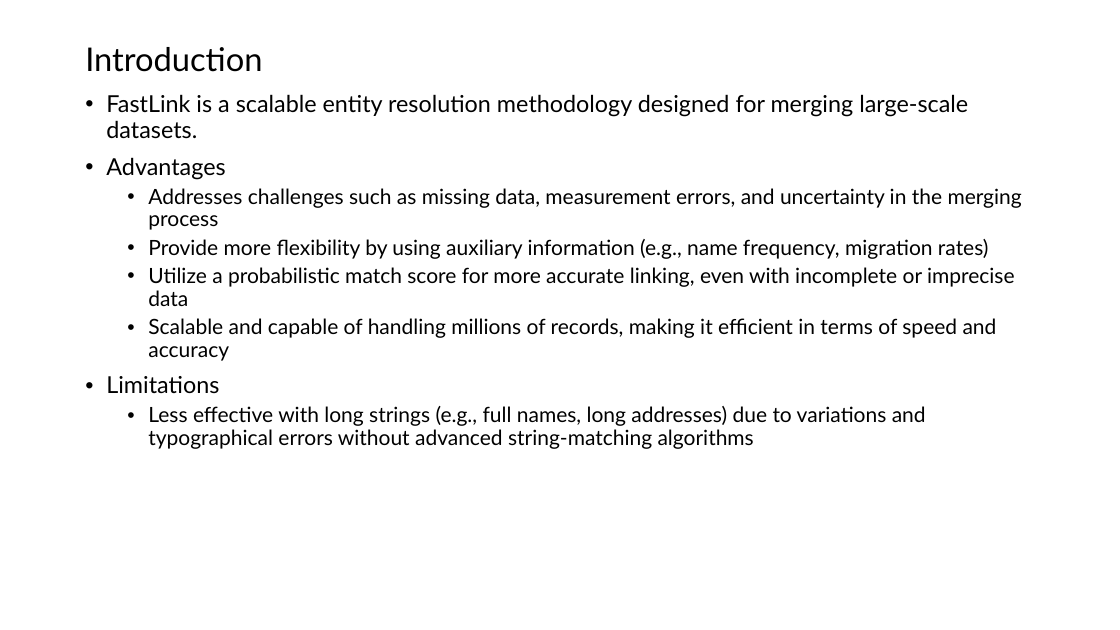
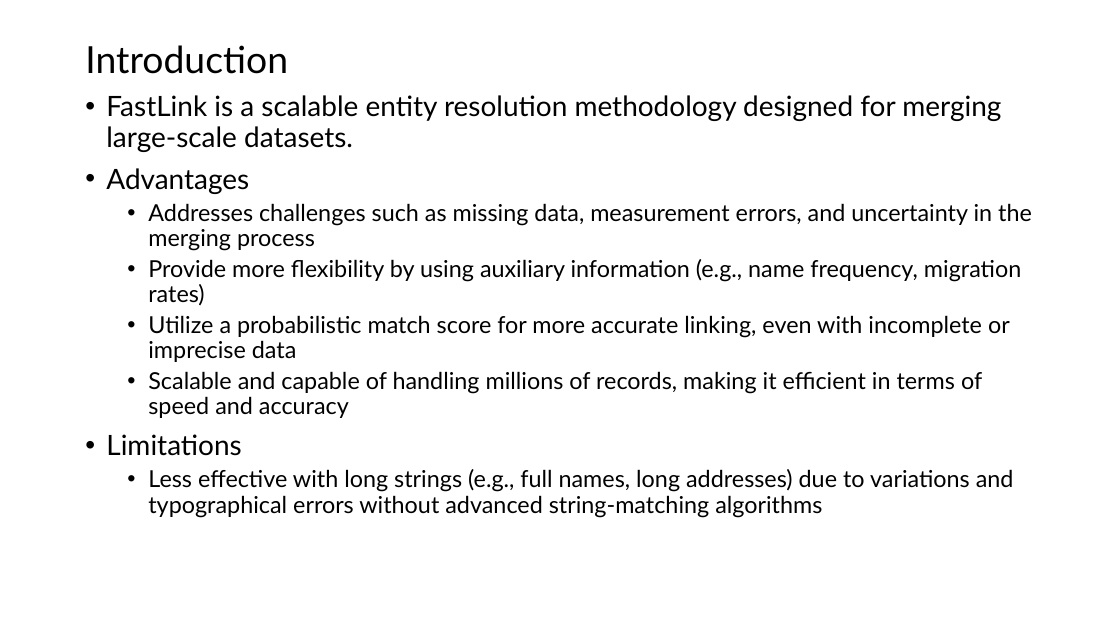
Before and after one commit to ShimizuYukii/Entity-Resolution, a slide deck: slide 2 of Presentation.pptx. Drawn at 1120x630 pixels with LibreOffice and Linux fonts; fonts in the diff are those of the drawing. Boxes give left, top, right and bottom in pixels: in the first picture for what was removed or moved away, otherwise in the second. Text is boxed around its words. In the diff, an @@ line names an element or a change of style, - is before the commit and + after.

```diff
--- a/Presentation.pptx
+++ b/Presentation.pptx
@@ title "Introduction" at (85,45,288,74): size 28 to 32 pt @@
@@ text "FastLink is a scalable entity ..." at (106,95,1032,518): size 20 to 24 pt in "FastLink is a scalable entity resolution methodology ...", "Advantages", "Limitations"; size 18 to 20 pt in "Addresses challenges such as missing data, measurement ...", "Provide more flexibility by using auxiliary information ...", "Utilize a probabilistic match score for more ...", "Scalable and capable of handling millions of ..." and 1 more places @@
```
Also in this commit, not shown: 7 other slides changed, 1 other file.
